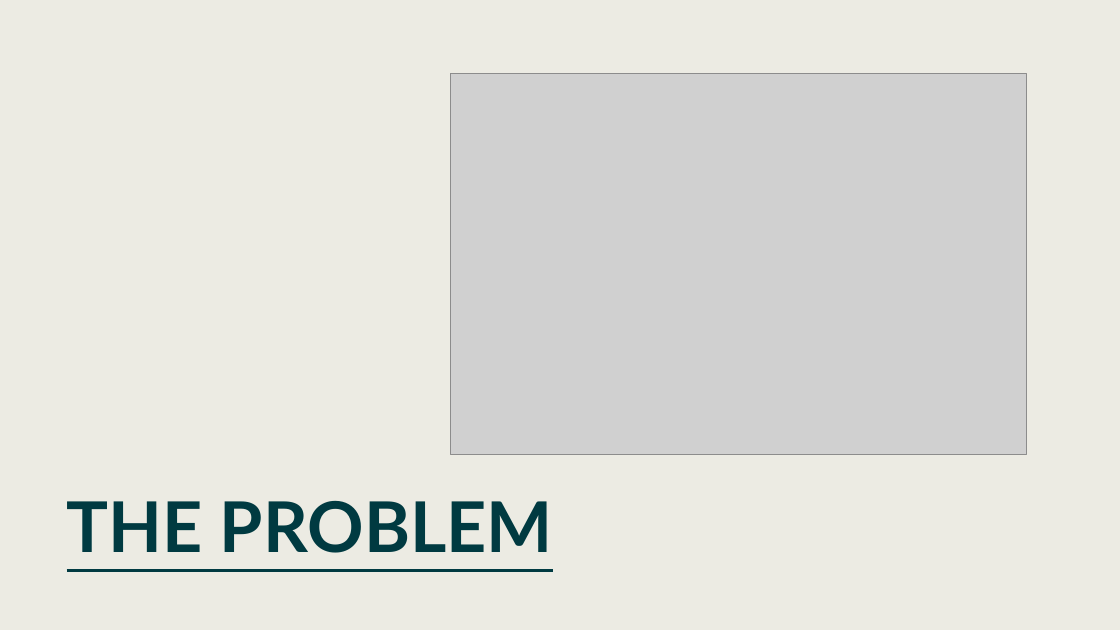
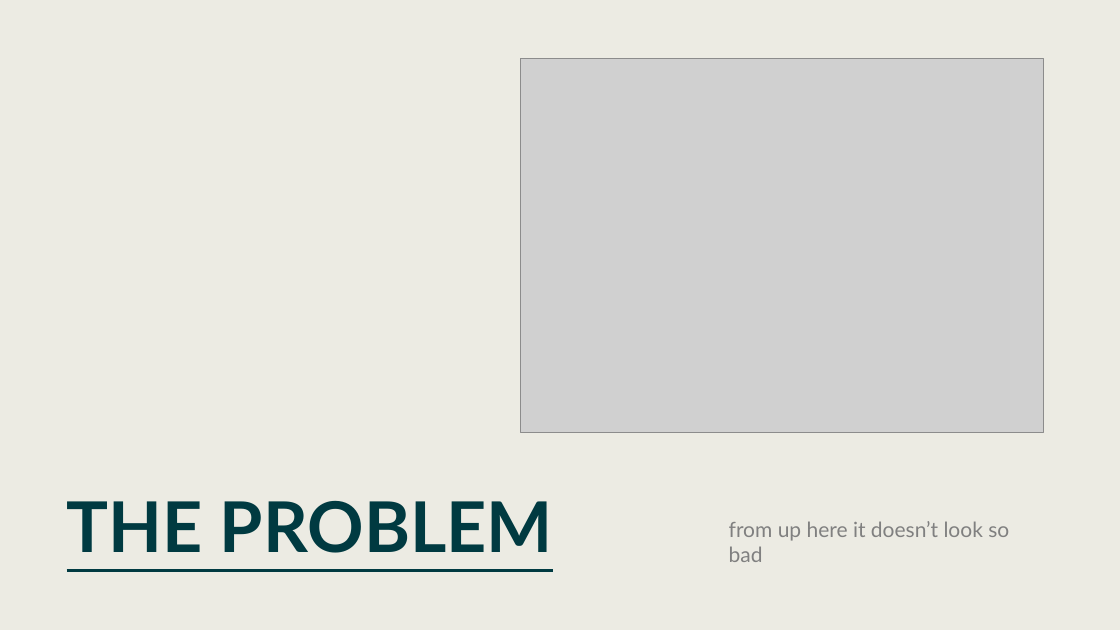
Before and after one commit to AleRicWil/OptProj2026, a slide deck: slide 2 of presentation.pptx. Drawn at 1120x630 pixels with LibreOffice and Linux fonts; fonts in the diff are those of the drawing; grey boxes stand for pictures. Boxes give left, top, right and bottom in pixels: in the first picture for what was removed or moved away, otherwise in the second. Text is boxed around its words. In the diff, an @@ line names an element or a change of style, - is before the commit and + after.

```diff
--- a/presentation.pptx
+++ b/presentation.pptx
@@ picture: place and size @@
-picture at box(450, 73, 1026, 455)
+picture at box(520, 58, 1044, 432)
@@ text added at box(729, 521, 1009, 562), 18 pt, text #808080 @@
+from up here it doesn’t look so bad
```
Also in this commit, not shown: 1 other slide changed, 7 slides added, 8 slides removed, 6 other files.
